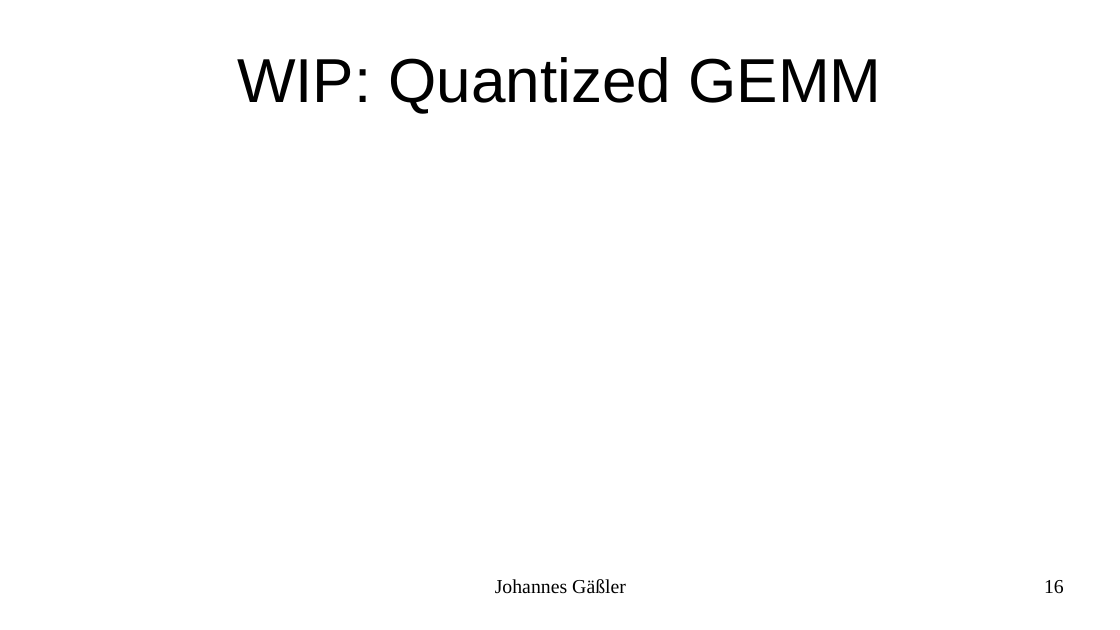
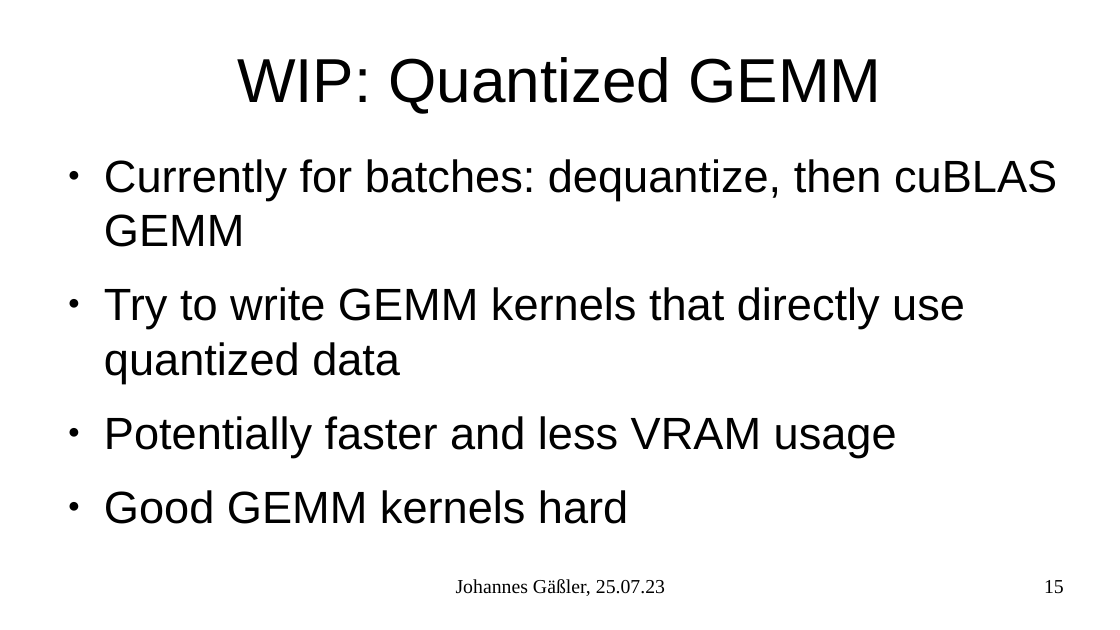
Before and after one commit to JohannesGaessler/presentations, a slide deck: slide 15 of 2023_07_25_llama.cpp_GPU_Acceleration/karlsruhe.ai.odp (slide 16 before the commit). Drawn at 1120x630 pixels with LibreOffice and Linux fonts; fonts in the diff are those of the drawing. Boxes give left, top, right and bottom in pixels: in the first picture for what was removed or moved away, otherwise in the second. Text is boxed around its words. In the diff, an @@ line names an element or a change of style, - is before the commit and + after.

```diff
--- a/2023_07_25_llama.cpp_GPU_Acceleration/karlsruhe.ai.odp
+++ b/2023_07_25_llama.cpp_GPU_Acceleration/karlsruhe.ai.odp
@@ text added at (104,159,1057,524), 32 pt, text #000000 @@
+● Currently for batches: dequantize, then cuBLAS GEMM
+● Try to write GEMM kernels that directly use quantized data
+● Potentially faster and less VRAM usage
+● Good GEMM kernels hard
@@ text at (456,579,665,596): text changed @@
-Johannes Gäßler
+Johannes Gäßler, 25.07.23
@@ page number at (1044,580,1064,594): text changed @@
-16
+15
```
Also in this commit, not shown: 15 other slides changed, 4 slides added, 3 other files.
